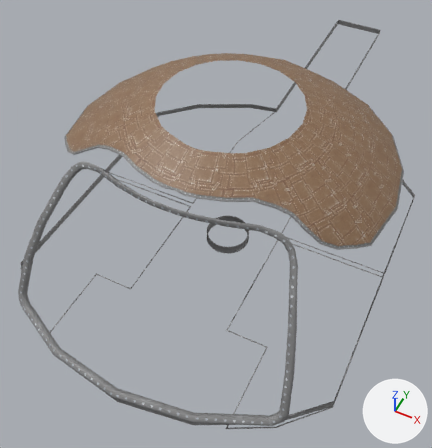
Before and after pictures for a commit that changed the FBX model Assets/Art/Environment/Ship/Trim/Trim.fbx.
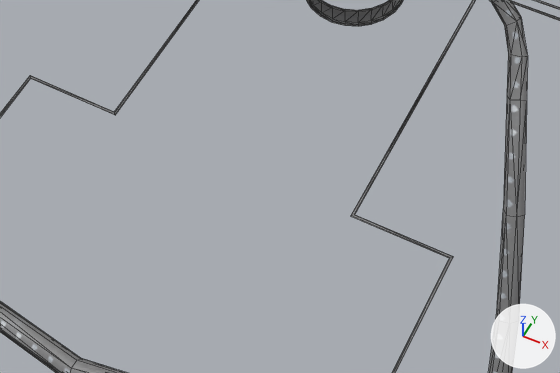
There are two pictures of each version: one whole from a 50 mm camera at (7.31, -15.78, 21.82) aimed at (-0.72, 0.28, 1.75), one close up on the part from 19% to 72% of the width and 54% to 88% of the height. The lights are fixed; the arrows at lower right show +X, +Y and +Z. The close-ups show mesh edges as thin lines. Where no turn or scale is listed for an object, it has been applied to the vertices.

In view in the first close-up: 'Trimmings'.
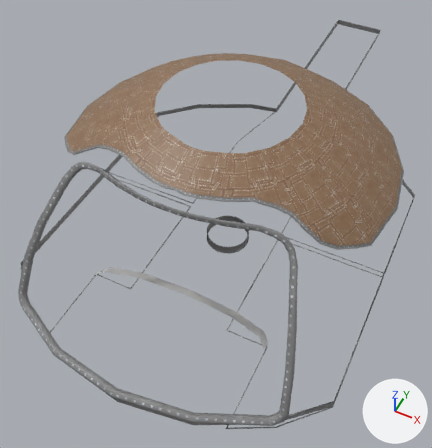
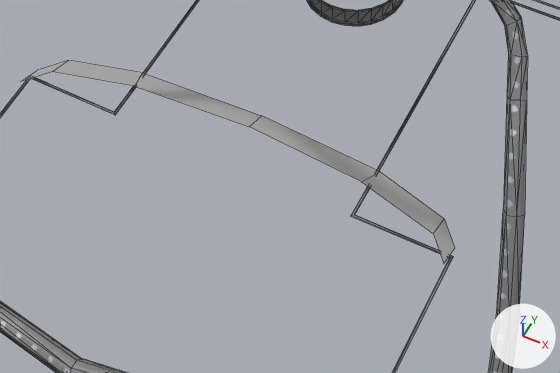
Commit message: stair nerfer nerfed

Pixel boxes [x1, y1, x2, y2] of what changed, in the close-ups (560 x 373 px):
'StairRamp', added
    after: [22, 60, 455, 263]

The change, as a diff of the scene's bpy script:
```diff
--- a/Assets/Art/Environment/Ship/Trim/Trim.fbx.py
+++ b/Assets/Art/Environment/Ship/Trim/Trim.fbx.py
@@ mat_lambert1 @@
+mat_lambert1 = principled_material('lambert1')
+mat_lambert1.base_color = (0.5, 0.5, 0.5)  # grey #bcbcbc
@@ me_mesh_001 @@
+me_mesh_001.from_pydata([(-2.08, -0.13, 0.0), (2.08, -0.13, 0.0), (-2.21, 0.3, -0.21), (2.21, 0.3, -0.21), (0.0, 0.0, 0.0), (0.0, 0.41, -0.21), (-3.47, -0.48, 0.0), (-3.47, -0.04, -0.21), (3.47, -0.48, 0.0), (3.47, -0.04, -0.21), (-3.82, -0.89, 0.0), (-3.82, -0.45, -0.21), (3.82, -0.89, 0.0), (3.82, -0.45, -0.21)], [], [(0, 4, 5, 2), (5, 4, 1, 3), (0, 2, 7, 6), (3, 1, 8, 9), (6, 7, 11, 10), (9, 8, 12, 13)])
+me_mesh_001.materials.append(mat_lambert1)  # grey #bcbcbc
@@ ob_stairramp @@
+ob_stairramp = bpy.data.objects.new('StairRamp', me_mesh_001)
+ob_stairramp.location = (0.0, -3.93, 2.11)
```
